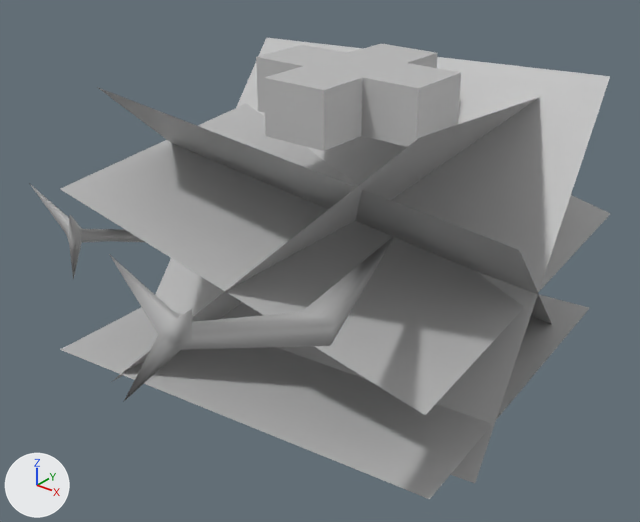
What one commit did to the FBX model Assets/Models/Char_DustHugger.fbx.
One viewpoint serves both versions: a camera (50 mm lens) standing at (0.0146, -0.0195, 0.016) and looking at (0.0007, -0.0022, 0.0053). Lighting does not change. The marker at lower left points along +X, +Y and +Z. Where no turn or scale is listed for an object, it has been applied to the vertices.

In view in the first picture: 'Char_DustHugger', 'Char_DustHuggerArmL', 'Char_DustHuggerArmR', 'Hat'.
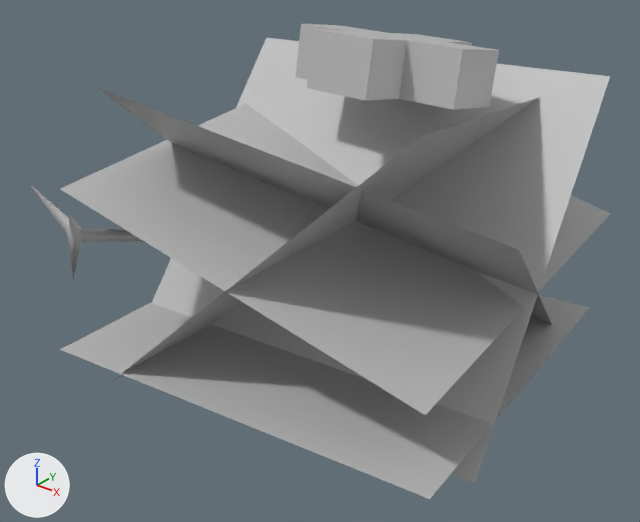
Changed parts and their boxes (x1, y1, x2, y2) in the pictures (640 x 522 px):
'Hat', moved, turned: before (256, 44, 461, 151); after (295, 24, 499, 110)
'Char_DustHuggerArmL', deleted: before (109, 235, 395, 401)

Diff of the bpy script that builds the scene:
```diff
--- a/Assets/Models/Char_DustHugger.fbx.py
+++ b/Assets/Models/Char_DustHugger.fbx.py
@@ ob_char_dusthuggerarml @@
-ob_char_dusthuggerarml = bpy.data.objects.new('Char_DustHuggerArmL', me_mesh_001)
-ob_char_dusthuggerarml.location = (0.00306, -0.00201, 0.00668)
@@ ob_hat @@
 ob_hat.parent = ob_char_dusthugger
-ob_hat.location = (0.0142, 0.947, -0.00959)
+ob_hat.location = (0.024, 0.996, -0.182)
+ob_hat.rotation_euler = (-0.182, 0.0, 0.0)  # degrees (-10, 0, 0)
```
